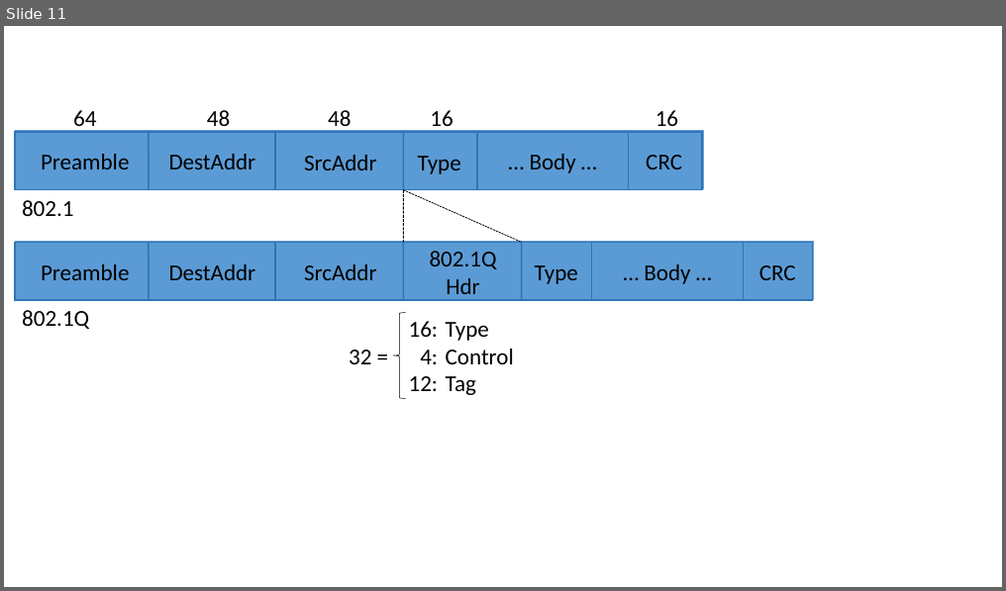
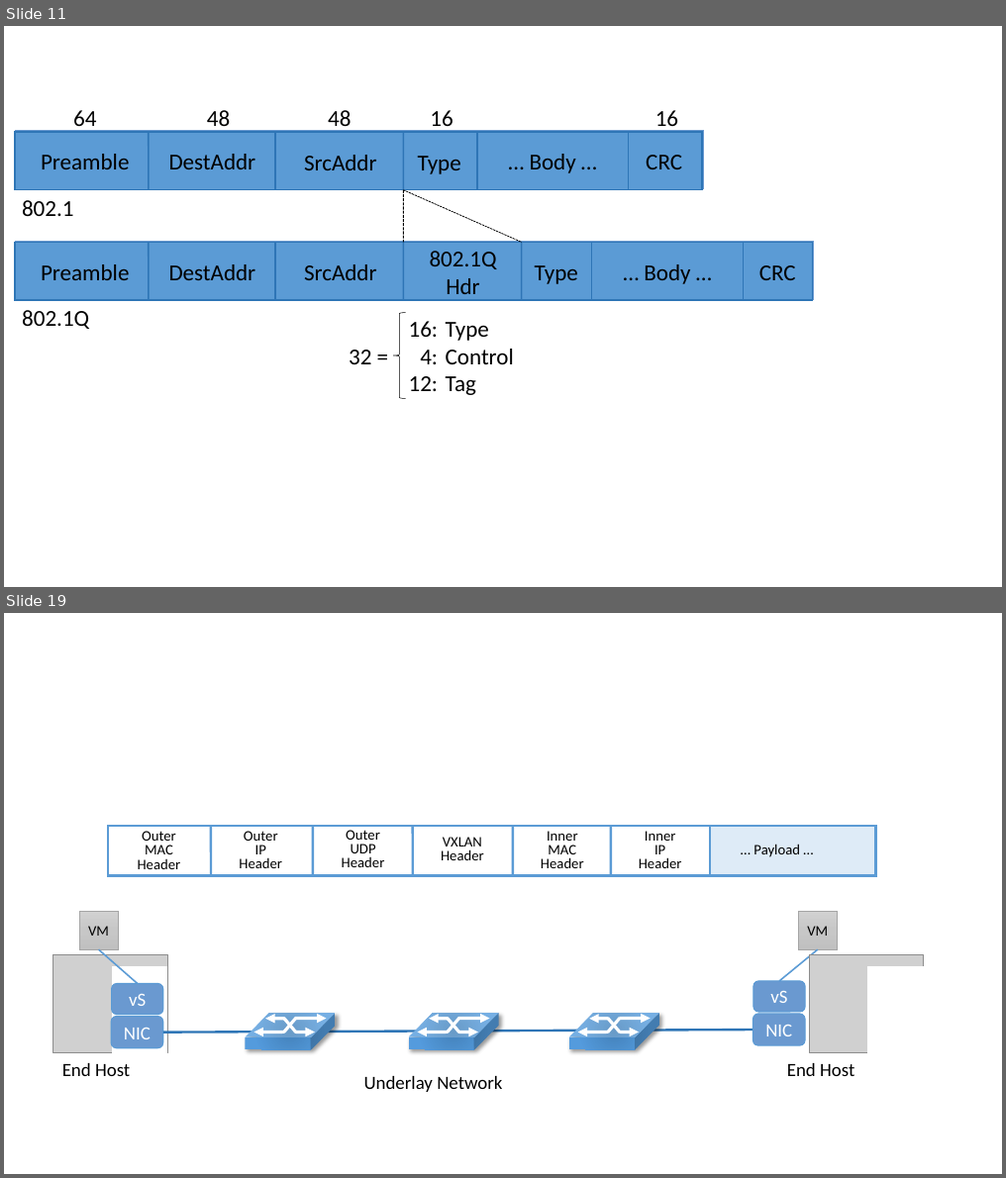
Before and after one commit to SystemsApproach/7E, a slide deck: virtual/figures/virtual.odp. Shown one above the other, each under a label of ours: slide 11 before the commit, slides 11 and 19 after it; the slides between them are not shown. The pictures are 1006x591 and 1006x1178 pixels, drawn with LibreOffice and Linux fonts; fonts in the diff are those of the drawing; grey boxes stand for pictures. Boxes give left, top, right and bottom in pixels: in the first picture for what was removed or moved away, otherwise in the second. Text is boxed around its words. In the diff, an @@ line names an element or a change of style, - is before the commit and + after.

```diff
--- a/virtual/figures/virtual.odp
+++ b/virtual/figures/virtual.odp
@@ slide 19 added at <box>4,613,1002,1174</box>, background #FFFFFF @@
@@ group added at <box>108,826,875,875</box>: 7 texts, 5 lines, 2 rectangles @@
+Outer
+MAC
+Header
+… Payload …
+Outer
+IP
+Header
+Outer
+UDP
+Header
+Inner
+MAC
+Header
+VXLAN
+Header
+Inner
+IP
+Header
@@ rectangle added at <box>79,912,118,950</box>, fill gradient #D1D1D1 to #C7C7C7 to #C0C0C0, outline #A5A5A5 0.51 pt, 14 pt, text #000000 @@
+VM
@@ rectangle added at <box>798,912,837,950</box>, fill gradient #D1D1D1 to #C7C7C7 to #C0C0C0, outline #A5A5A5 0.51 pt, 14 pt, text #000000 @@
+VM
@@ picture added at <box>54,956,168,1054</box> @@
@@ line added from (138, 983) to (98, 950), #5B9BD5 1.5 pt @@
@@ rectangle added at <box>112,967,166,1053</box>, fill #FFFFFF, outline #FFFFFF 0.99 pt @@
@@ line added from (779, 981) to (818, 950), #5B9BD5 1.5 pt @@
@@ picture added at <box>810,956,924,1054</box> @@
@@ rectangle added at <box>868,967,923,1053</box>, fill #FFFFFF, outline #FFFFFF 0.99 pt @@
@@ rounded rectangle added at <box>112,983,163,1014</box>, fill #6A99D0, outline #5B9BD5 0.99 pt, 18 pt, text #FFFFFF @@
+vS
@@ rounded rectangle added at <box>753,981,805,1012</box>, fill #6A99D0, outline #5B9BD5 0.99 pt, 18 pt, text #FFFFFF @@
+vS
@@ rounded rectangle added at <box>111,1017,163,1049</box>, fill #6A99D0, outline #5B9BD5 0.99 pt, 18 pt, text #FFFFFF @@
+NIC
@@ group added at <box>245,1013,336,1050</box>: 4 arrows, 2 lines, 1 cube @@
@@ group added at <box>408,1013,499,1050</box>: 4 arrows, 2 lines, 1 cube @@
@@ group added at <box>569,1013,659,1050</box>: 4 arrows, 2 lines, 1 cube @@
@@ rounded rectangle added at <box>753,1014,806,1047</box>, fill #6A99D0, outline #5B9BD5 0.99 pt, 18 pt, text #FFFFFF @@
+NIC
@@ line added from (163, 1032) to (753, 1030), #2E75B6 2.24 pt @@
@@ text added at <box>62,1063,130,1076</box>, 18 pt, text #000000 @@
+End Host
@@ text added at <box>364,1076,502,1092</box>, 18 pt, text #000000 @@
+Underlay Network
@@ text added at <box>787,1063,854,1076</box>, 18 pt, text #000000 @@
+End Host
```
Also in this commit, not shown: 1 slide changed, 12 other slides added, 28 other files.
